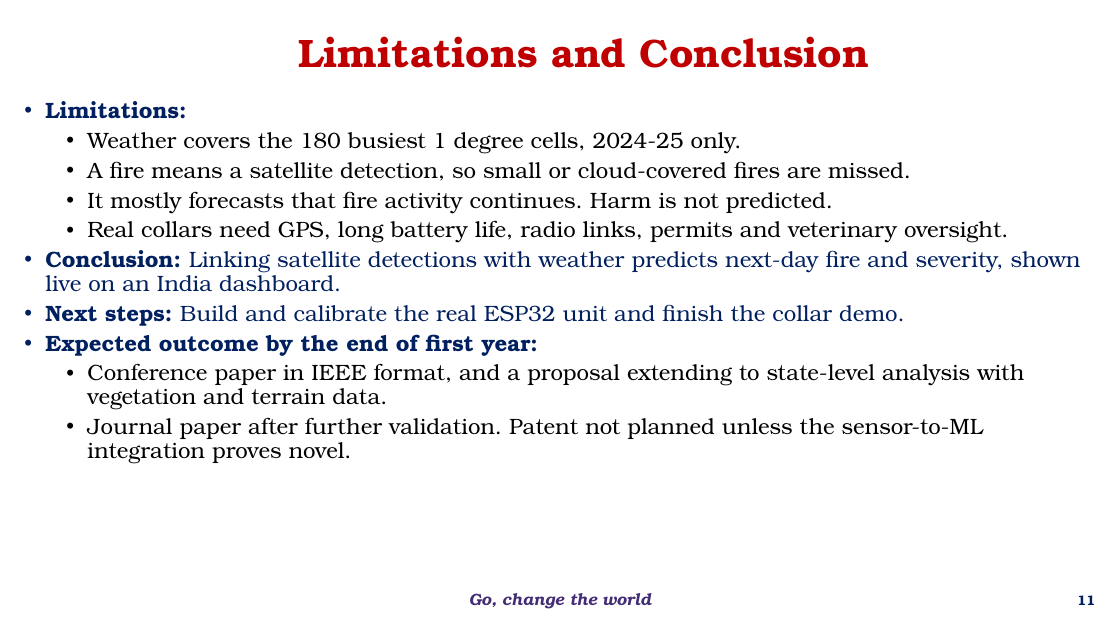
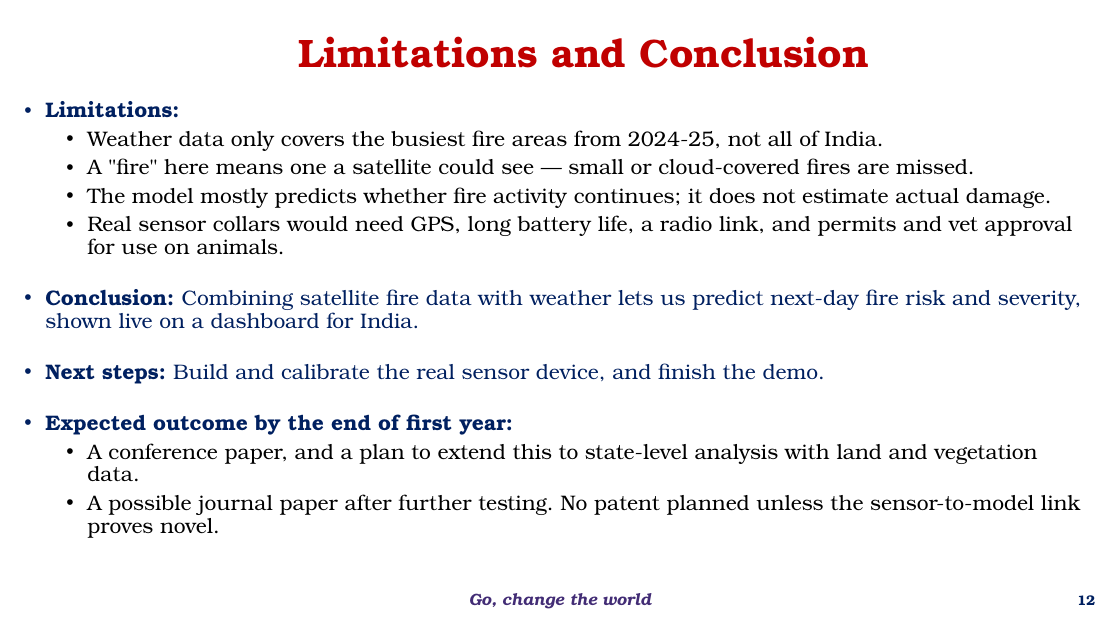
Before and after one commit to bnsama29-cloud/wildfire-estimation-evs, a slide deck: slide 12 of docs/EL_Phase1_Wildfire.pptx (slide 11 before the commit). Drawn at 1120x630 pixels with LibreOffice and Linux fonts; fonts in the diff are those of the drawing; background and template pictures are left out. Boxes give left, top, right and bottom in pixels: in the first picture for what was removed or moved away, otherwise in the second. Text is boxed around its words. In the diff, an @@ line names an element or a change of style, - is before the commit and + after.

```diff
--- a/docs/EL_Phase1_Wildfire.pptx
+++ b/docs/EL_Phase1_Wildfire.pptx
@@ text at box(45, 101, 513, 435): size 19 to 18 pt in "Limitations:", "Expected outcome by the end of first ..." @@
@@ text at box(45, 130, 1081, 384): text changed; size 19 to 18 pt @@
-  • Weather covers the 180 busiest 1 degree cells, 2024-25 only.
-  • A fire means a satellite detection, so small or cloud-covered fires are missed.
-  • It mostly forecasts that fire activity continues. Harm is not predicted.
-  • Real collars need GPS, long battery life, radio links, permits and veterinary oversight.
-• Conclusion: Linking satellite detections with weather predicts next-day fire and severity, shown live on an India dashboard.
-• Next steps: Build and calibrate the real ESP32 unit and finish the collar demo.
+  • Weather data only covers the busiest fire areas from 2024-25, not all of India.
+  • A "fire" here means one a satellite could see — small or cloud-covered fires are missed.
+  • The model mostly predicts whether fire activity continues; it does not estimate actual damage.
+  • Real sensor collars would need GPS, long battery life, a radio link, and permits and vet approval for use on animals.
+• Conclusion: Combining satellite fire data with weather lets us predict next-day fire risk and severity, shown live on a dashboard for India.
+• Next steps: Build and calibrate the real sensor device, and finish the demo.
@@ text at box(87, 443, 1080, 538): text changed; size 19 to 18 pt @@
-  • Conference paper in IEEE format, and a proposal extending to state-level analysis with vegetation and terrain data.
-  • Journal paper after further validation. Patent not planned unless the sensor-to-ML integration proves novel.
+  • A conference paper, and a plan to extend this to state-level analysis with land and vegetation data.
+  • A possible journal paper after further testing. No patent planned unless the sensor-to-model link proves novel.
@@ page number at box(1077, 595, 1095, 605): text changed @@
-11
+12
```
Also in this commit, not shown: 11 other slides changed, 2 slides added.
